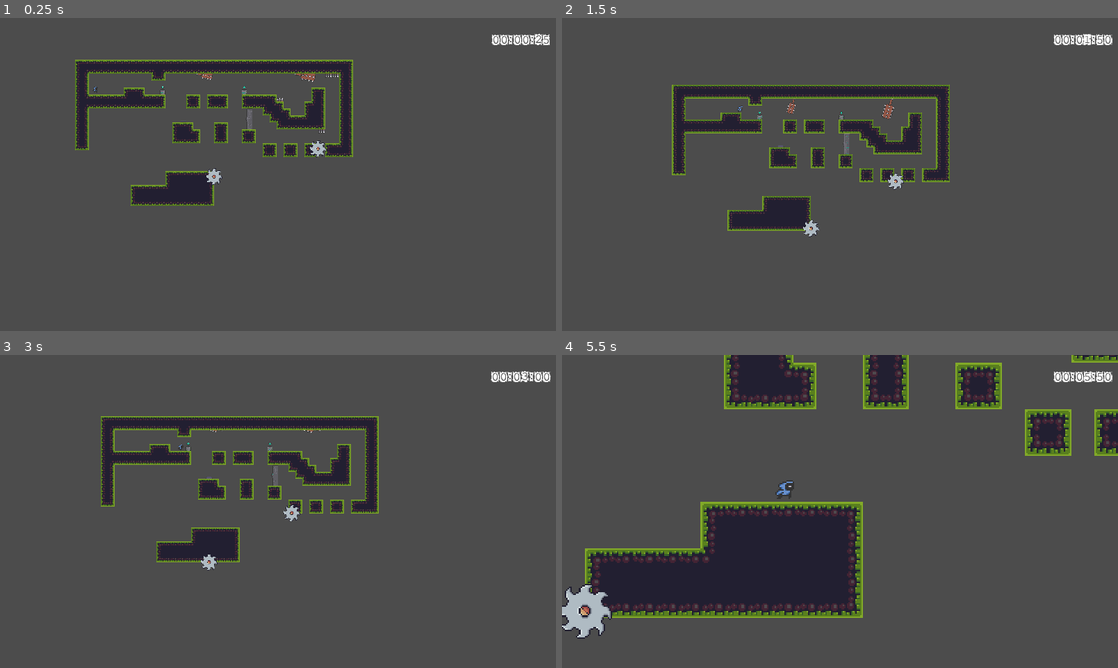
Above: before the commit, frames 1-4 (two rows, left to right).
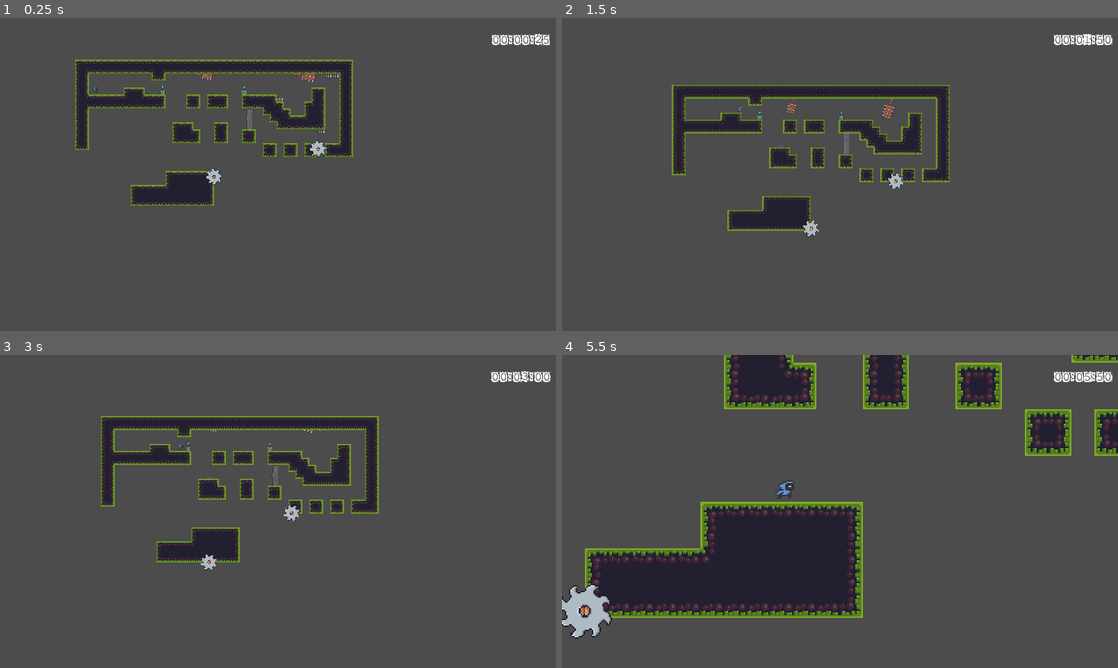
Above: after the commit, the same moments.

Repository: Mike149x/2DGameDraft
Game: Godot game, scene res://Scenes/MainScene.tscn
Same seed, same stepped clock (60 frames per second), same inputs: the game is played once before the commit and once after it. This scene is started directly instead of the project's main scene.
Inputs:
- Up to frame 1 (0.25 s): no input
- Up to frame 2 (1.5 s): hold D (right) from 0.53 s (still down); tap Z (zoom) at 0.6, 1.35 s; tap Space (jump) at 0.77 s
- Up to frame 3 (3 s): tap Space (jump) at 1.52 s; release D (right) at 2.03 s; hold A (left) 2.03-2.78 s; tap Z (zoom) at 2.1, 2.85 s; hold D (right) from 2.78 s (still down)
- Up to frame 4 (5.5 s): tap Space (jump) at 3.02, 3.77, 4.52 s; tap Z (zoom) at 3.6, 4.35, 5.1 s; release D (right) at 4.28 s; hold A (left) 4.28-5.03 s; hold D (right) from 5.03 s (still down)

The runs differ from the first frame. In frame 1, less than 0.1% of the frame differs, in the area x 37-59%, y 39-54%; in frame 2, 0.1%; in frame 3, 0.1%; in frame 4, 0.6%, in the area x 0-9%, y 73-91%.

Commit message:
Trello and DeathZone

Diff:
--- /dev/null
+++ b/2DGameDraft/Scenes/DeathZone.tscn
@@ -0,0 +1,9 @@
+[gd_scene load_steps=2 format=2]
+
+[sub_resource type="RectangleShape2D" id=26]
+extents = Vector2( 633, 68.25 )
+
+[node name="DeathZone" type="Area2D" groups=["Deadly"]]
+
+[node name="CollisionShape2D" type="CollisionShape2D" parent="."]
+shape = SubResource( 26 )
--- a/2DGameDraft/Scenes/Level1.tscn
+++ b/2DGameDraft/Scenes/Level1.tscn
@@ -8,6 +8,7 @@
 [ext_resource path="res://Scenes/SpikeTrap.tscn" type="PackedScene" id=6]
 [ext_resource path="res://Scenes/SavePoint.tscn" type="PackedScene" id=7]
 [ext_resource path="res://Scenes/TileMap.tscn" type="PackedScene" id=8]
+[ext_resource path="res://Scenes/DeathZone.tscn" type="PackedScene" id=9]
 [ext_resource path="res://Scenes/SpinningBlade.gd" type="Script" id=10]
 [ext_resource path="res://Sprites/On (38x38).png" type="Texture" id=11]
 [ext_resource path="res://OtherAssets/papercut.ttf" type="DynamicFontData" id=12]
@@ -441,7 +442,7 @@
 position = Vector2( 55, 151 )
 
 [node name="SavePoint5" parent="." instance=ExtResource( 7 )]
-position = Vector2( 131, 326 )
+position = Vector2( 131, 327 )
 
 [node name="SavePoint3" parent="." instance=ExtResource( 7 )]
 position = Vector2( 528, 87 )
@@ -498,3 +499,6 @@
 
 [node name="CollisionShape2D" type="CollisionShape2D" parent="SpinningBlade2/Path2D/PathFollow2D/Sprite/Area2D"]
 shape = SubResource( 22 )
+
+[node name="DeathZone" parent="." instance=ExtResource( 9 )]
+position = Vector2( -638, 596 )
--- a/2DGameDraft/Scenes/MainScene.tscn
+++ b/2DGameDraft/Scenes/MainScene.tscn
@@ -240,6 +240,9 @@
 size = 35
 font_data = ExtResource( 11 )
 
+[sub_resource type="RectangleShape2D" id=26]
+extents = Vector2( 633, 68.25 )
+
 [node name="MainScene" type="Node2D"]
 script = ExtResource( 9 )
 
@@ -297,6 +300,7 @@
 script = ExtResource( 7 )
 
 [node name="AnimationPlayer" type="AnimationPlayer" parent="SpinningBlade"]
+autoplay = "spin"
 playback_speed = -3.0
 anims/RESET = SubResource( 1 )
 anims/spin = SubResource( 20 )
@@ -313,7 +317,7 @@
 texture = ExtResource( 10 )
 hframes = 8
 
-[node name="Area2D" type="Area2D" parent="SpinningBlade/Path2D/PathFollow2D/Sprite"]
+[node name="Area2D" type="Area2D" parent="SpinningBlade/Path2D/PathFollow2D/Sprite" groups=["Deadly"]]
 
 [node name="CollisionShape2D" type="CollisionShape2D" parent="SpinningBlade/Path2D/PathFollow2D/Sprite/Area2D"]
 shape = SubResource( 22 )
@@ -323,6 +327,7 @@
 script = ExtResource( 7 )
 
 [node name="AnimationPlayer" type="AnimationPlayer" parent="SpinningBlade2"]
+autoplay = "spin"
 playback_speed = -3.0
 anims/RESET = SubResource( 1 )
 anims/spin = SubResource( 20 )
@@ -339,7 +344,7 @@
 texture = ExtResource( 10 )
 hframes = 8
 
-[node name="Area2D" type="Area2D" parent="SpinningBlade2/Path2D/PathFollow2D/Sprite"]
+[node name="Area2D" type="Area2D" parent="SpinningBlade2/Path2D/PathFollow2D/Sprite" groups=["Deadly"]]
 
 [node name="CollisionShape2D" type="CollisionShape2D" parent="SpinningBlade2/Path2D/PathFollow2D/Sprite/Area2D"]
 shape = SubResource( 22 )
@@ -359,6 +364,13 @@
 text = "00:00:00"
 align = 2
 
+[node name="DeathZone" type="Area2D" parent="." groups=["Deadly"]]
+position = Vector2( 91, 409 )
+
+[node name="CollisionShape2D" type="CollisionShape2D" parent="DeathZone"]
+position = Vector2( 269, 21.75 )
+shape = SubResource( 26 )
+
 [connection signal="body_entered" from="SpinningBlade/Path2D/PathFollow2D/Sprite/Area2D" to="SpinningBlade" method="_on_Area2D_body_entered"]
 [connection signal="body_entered" from="SpinningBlade2/Path2D/PathFollow2D/Sprite/Area2D" to="SpinningBlade2" method="_on_Area2D_body_entered"]
 
Not shown: 1 places in 2DGameDraft/Scenes/Level1.tscn that only renumber resources
Not shown: 1 places in 2DGameDraft/Scenes/MainScene.tscn that only renumber resources
Not shown, added: Trello Pictures/CheckPoint.PNG
Not shown, added: Trello Pictures/DoorAndButton.PNG
Not shown, added: Trello Pictures/Level1.PNG
Not shown, added: Trello Pictures/SavePoint Node.PNG
Not shown, added: Trello Pictures/SpinningSaw.PNG
Not shown, changed: Trello Pictures/Thumbs.db
